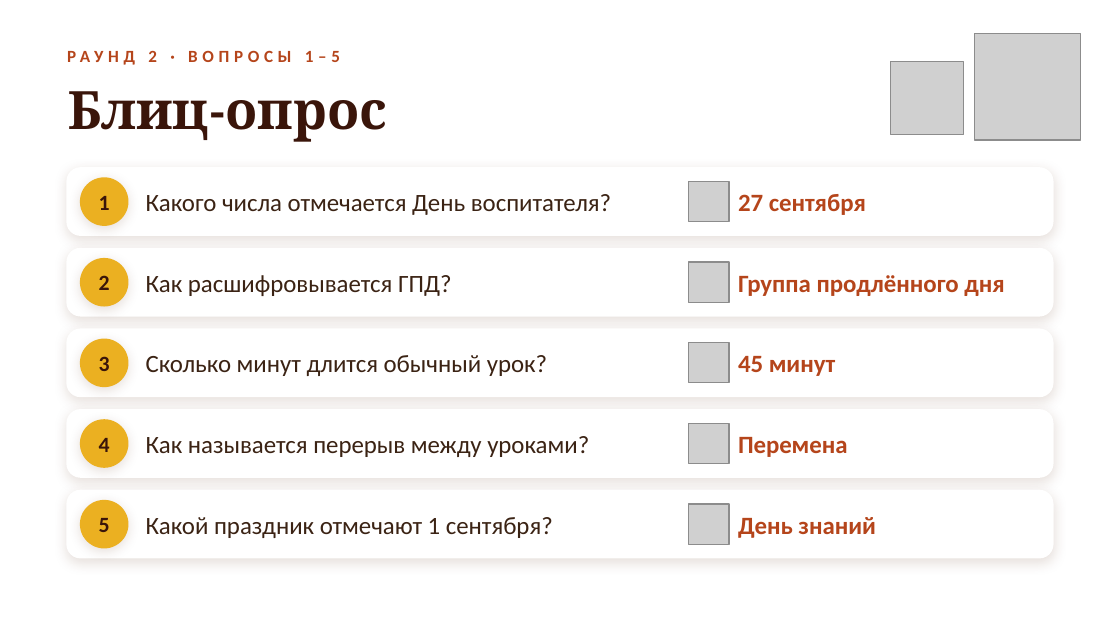
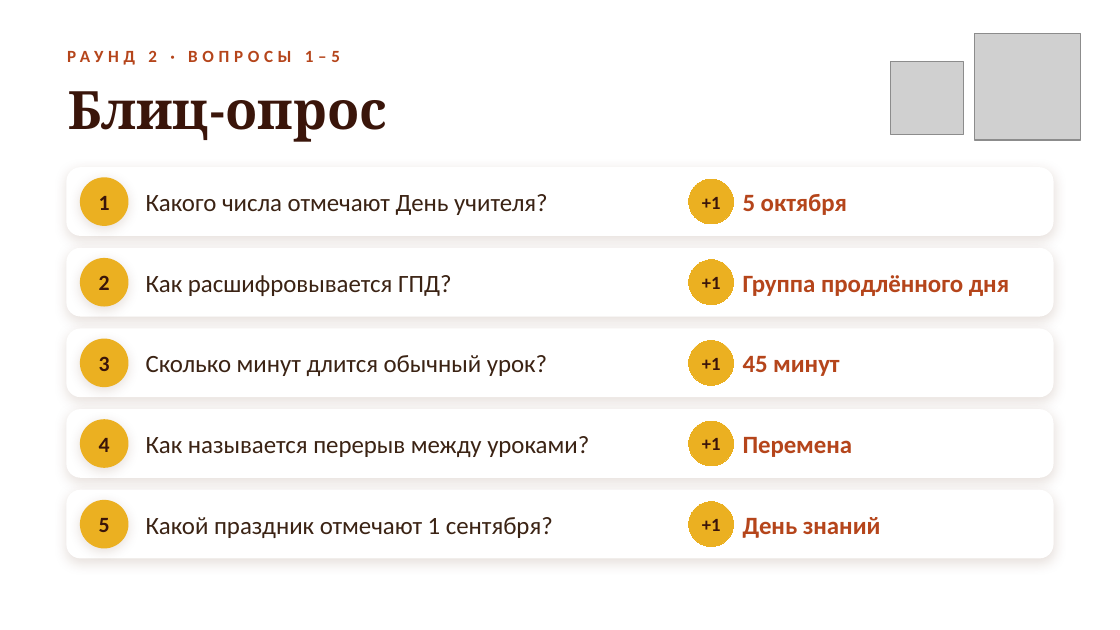
Before and after one commit to sl-himmelreich/heinrich-mario, a slide deck: slide 21 of День_воспитателя_конкурс.pptx (slide 19 before the commit). Drawn at 1120x630 pixels with LibreOffice and Linux fonts; fonts in the diff are those of the drawing; grey boxes stand for pictures; background and template pictures are left out. Boxes give left, top, right and bottom in pixels: in the first picture for what was removed or moved away, otherwise in the second. Text is boxed around its words. In the diff, an @@ line names an element or a change of style, - is before the commit and + after.

```diff
--- a/День_воспитателя_конкурс.pptx
+++ b/День_воспитателя_конкурс.pptx
@@ ellipse added at (689, 179, 734, 224), fill #EBB021, outline #EBB021 0.75 pt, 12 pt, text #3A150A, bold @@
++1
@@ text at (146, 194, 548, 215): text changed @@
-Какого числа отмечается День воспитателя?
+Какого числа отмечают День учителя?
@@ picture removed at (689, 181, 729, 222) @@
@@ text at (743, 194, 847, 215): text changed @@
-27 сентября
+5 октября
@@ picture removed at (689, 262, 729, 302) @@
@@ ellipse added at (689, 260, 734, 305), fill #EBB021, outline #EBB021 0.75 pt, 12 pt, text #3A150A, bold @@
++1
@@ picture removed at (689, 343, 729, 383) @@
@@ ellipse added at (689, 340, 734, 385), fill #EBB021, outline #EBB021 0.75 pt, 12 pt, text #3A150A, bold @@
++1
@@ picture removed at (689, 423, 729, 464) @@
@@ ellipse added at (689, 421, 734, 466), fill #EBB021, outline #EBB021 0.75 pt, 12 pt, text #3A150A, bold @@
++1
@@ picture removed at (689, 504, 729, 544) @@
@@ ellipse added at (689, 502, 734, 547), fill #EBB021, outline #EBB021 0.75 pt, 12 pt, text #3A150A, bold @@
++1
@@ 4 texts: place and size @@
-4 texts at (738, 275, 1004, 538)
+4 texts at (743, 275, 1009, 538)
```
Also in this commit, not shown: 20 other slides changed, 6 slides added, 4 slides removed, 1 other file.
